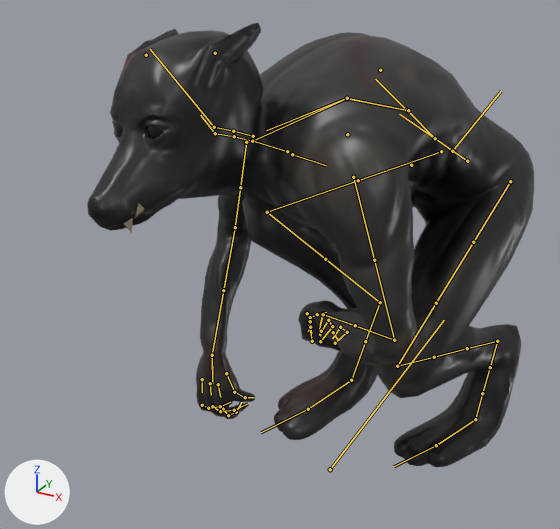
The FBX model Assets/Models/Wolf/Wolf.fbx as it was, and as the next commit left it.
Both versions are drawn from a 50 mm camera at (2.13, -4.72, 4.09) aimed at (-0.35, -0.22, 1.84). Lighting does not change. The marker at lower left points along +X, +Y and +Z. Both versions are drawn at frame 22 of the action 'Wolf_Run'; the numbers are the values there. The bones that bend it are drawn over the model as lines.

The first picture shows 'Wolf_Mesh'.
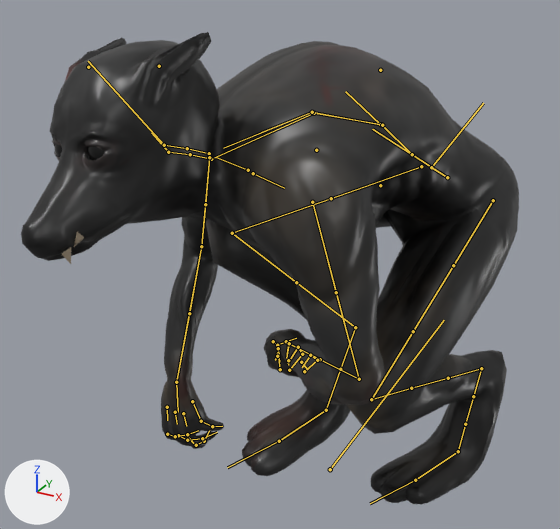
Where the change shows, as pixel boxes [x1, y1, x2, y2] in the pictures (560 x 529 px):
'Wolf_Mesh', posed (11% wider, 6% taller): before [87, 23, 534, 467]; after [21, 32, 519, 504]
bone 'DEF-spine.007', root to tip: before (467, 161) to (435, 138); after (447, 177) to (412, 154)
bone 'torso', root to tip: before (452, 151) to (501, 91); after (431, 167) to (483, 103)

Diff of the bpy script that builds the scene:
```diff
--- a/Assets/Models/Wolf/Wolf.fbx.py
+++ b/Assets/Models/Wolf/Wolf.fbx.py
@@ bone_def_spine_007 @@
 bone_def_spine_007 = bpy.data.objects['Wolf'].pose.bones['DEF-spine.007']  # child of 'root'
-bone_def_spine_007.location = (0.55, -0.64, -0.35)
+bone_def_spine_007.location = (0.55, -0.52, 0.14)
@@ bone_torso @@
 bone_torso = bpy.data.objects['Wolf'].pose.bones['torso']  # child of 'MCH-torso.parent'
-bone_torso.location = (0.48, 0.38, -0.63)
+bone_torso.location = (0.48, -0.12, -0.63)
```
